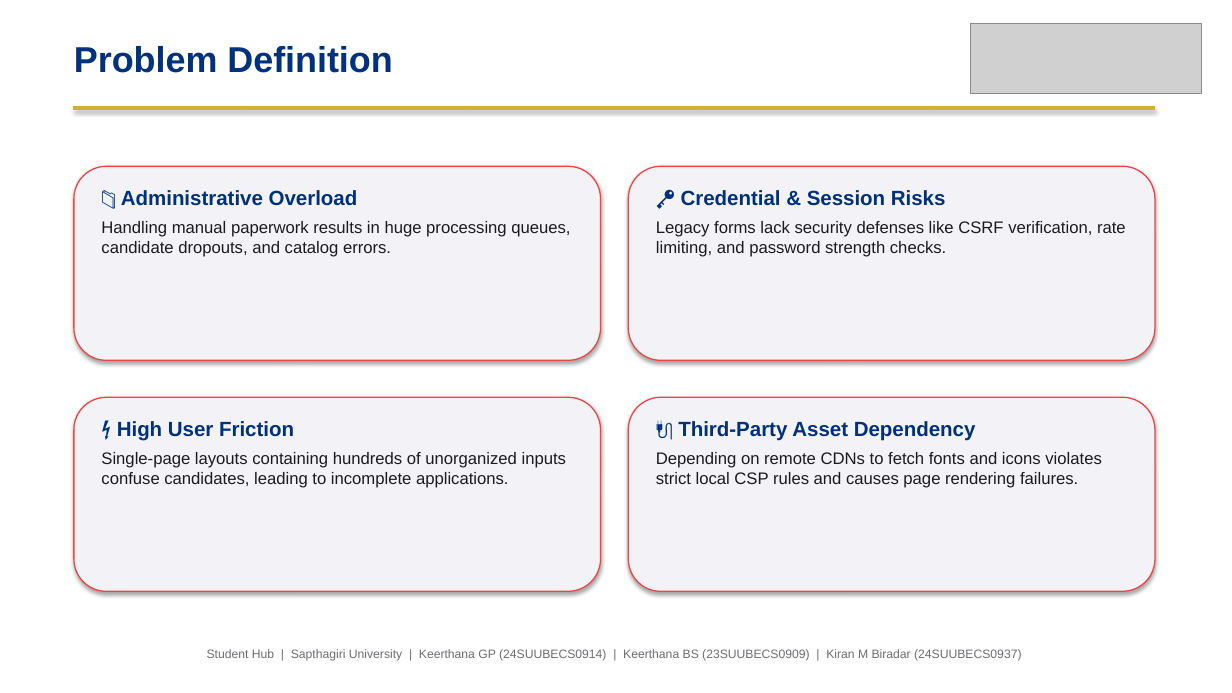
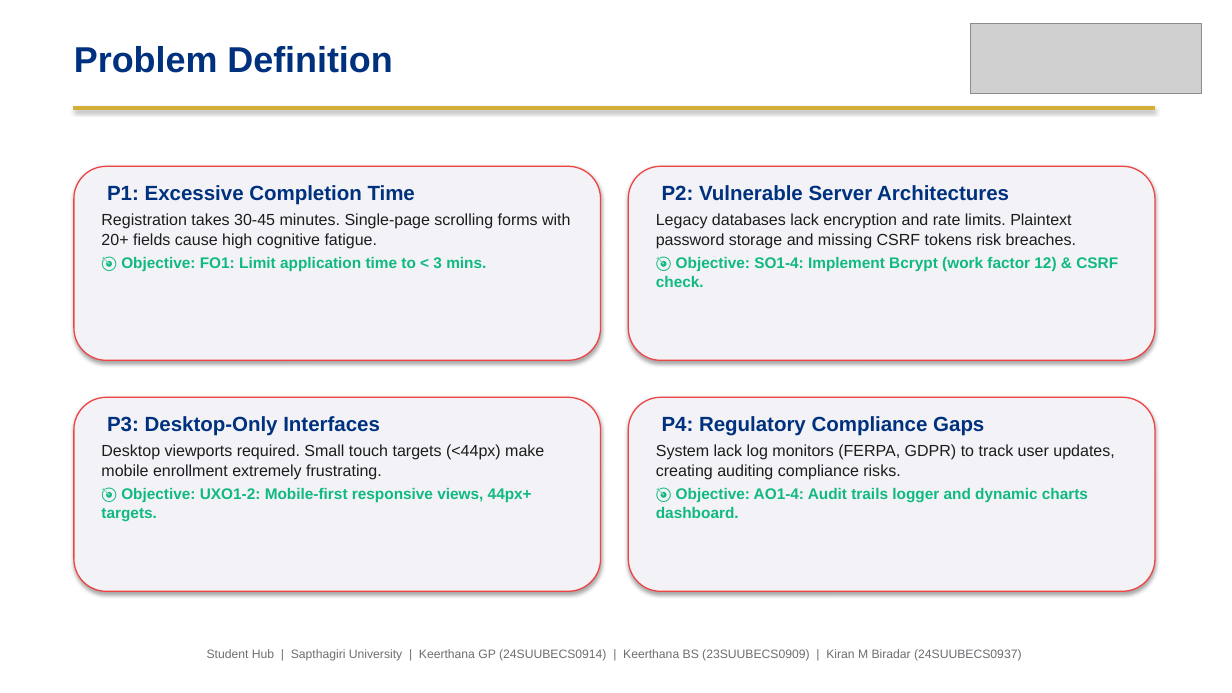
Before and after one commit to kirancodes-dev/Student-Registration, a slide deck: slide 3 of Student_Registration_Presentation.pptx. Drawn at 1232x693 pixels with LibreOffice and Linux fonts; fonts in the diff are those of the drawing; grey boxes stand for pictures. Boxes give left, top, right and bottom in pixels: in the first picture for what was removed or moved away, otherwise in the second. Text is boxed around its words. In the diff, an @@ line names an element or a change of style, - is before the commit and + after.

```diff
--- a/Student_Registration_Presentation.pptx
+++ b/Student_Registration_Presentation.pptx
@@ text at bbox=[101, 185, 570, 272]: text changed; size 13 to 12.5 pt @@
-📁 Administrative Overload
-Handling manual paperwork results in huge processing queues, candidate dropouts, and catalog errors.
+P1: Excessive Completion Time
+Registration takes 30-45 minutes. Single-page scrolling forms with 20+ fields cause high cognitive fatigue.
+🎯 Objective: FO1: Limit application time to < 3 mins.
@@ text at bbox=[656, 185, 1118, 287]: text changed; size 13 to 12.5 pt @@
-🔑 Credential & Session Risks
-Legacy forms lack security defenses like CSRF verification, rate limiting, and password strength checks.
+P2: Vulnerable Server Architectures
+Legacy databases lack encryption and rate limits. Plaintext password storage and missing CSRF tokens risk breaches.
+🎯 Objective: SO1-4: Implement Bcrypt (work factor 12) & CSRF check.
@@ text at bbox=[101, 416, 544, 521]: text changed; size 13 to 12.5 pt @@
-⚡ High User Friction
-Single-page layouts containing hundreds of unorganized inputs confuse candidates, leading to incomplete applications.
+P3: Desktop-Only Interfaces
+Desktop viewports required. Small touch targets (<44px) make mobile enrollment extremely frustrating.
+🎯 Objective: UXO1-2: Mobile-first responsive views, 44px+ targets.
@@ text at bbox=[656, 416, 1114, 518]: text changed; size 13 to 12.5 pt; bold on @@
-🔌 Third-Party Asset Dependency
-Depending on remote CDNs to fetch fonts and icons violates strict local CSP rules and causes page rendering failures.
+P4: Regulatory Compliance Gaps
+System lack log monitors (FERPA, GDPR) to track user updates, creating auditing compliance risks.
+🎯 Objective: AO1-4: Audit trails logger and dynamic charts dashboard.
```
Also in this commit, not shown: 17 other slides changed, 1 other file.
